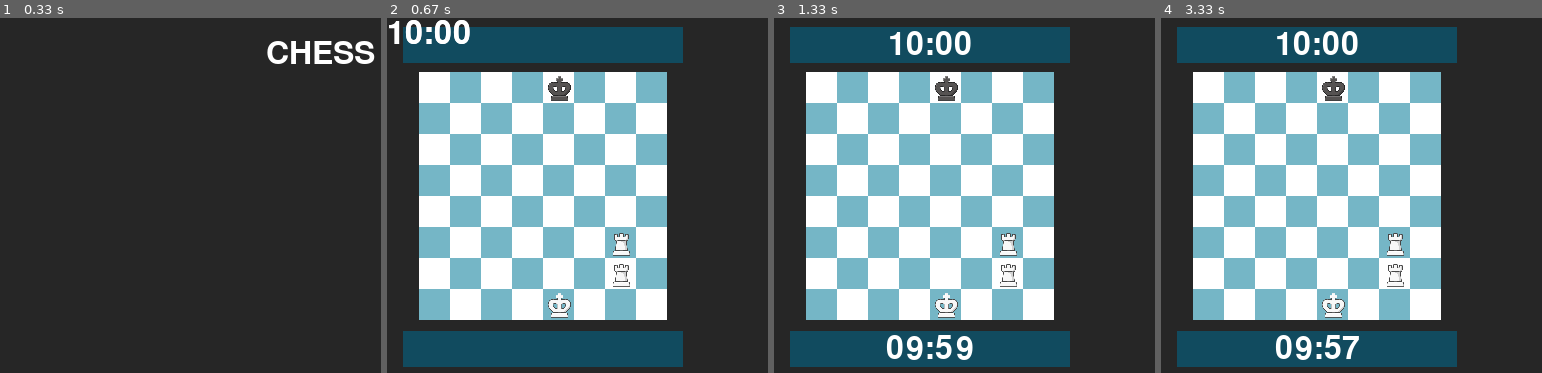
Above: before the commit, frames 1-4 (left to right).
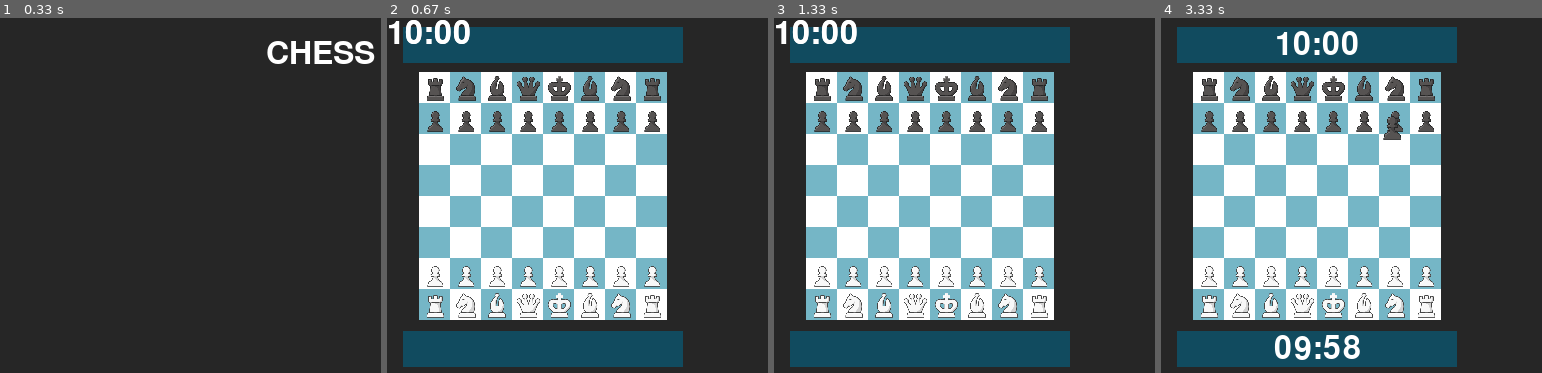
Above: after the commit, the same moments.

Repository: ElliotBDC/Project---1---Chess
Game: pygame game, started from main.py
The game is run twice, just before and just after one commit, with the same random seed, the same clock (stepped at 60 frames per second) and the same inputs.
Inputs (mouse positions are in pixels of both pictures, inside the frame that each line leads up to):
- Up to frame 1 (0.33 s): no input
- Up to frame 2 (0.67 s): click (707, 199) at 0.38 s
- Up to frame 3 (1.33 s): no input
- Up to frame 4 (3.33 s): move the mouse to (1389, 124) at 2.17 s; click (1389, 124) at 2.37 s

Frame 1 is identical in both runs. In frame 2, 5.0% of the frame differs, in the area x 10-72%, y 16-85%; in frame 3, 7.3%, in the area x 0-72%, y 0-97%; in frame 4, 5.7%.

Commit message:
Added Zobrist Hashing + Transposition Table

Diff:
--- a/ai.py
+++ b/ai.py
@@ -1,5 +1,6 @@
 from bboard import BBoard
 from copy import deepcopy
+import zobrist
 #from main import Board
 
 # Evaluation Function
@@ -107,6 +108,7 @@
     [20, 30, 10, 0, 0, 10, 30, 20], [20, 20, 0, 0, 0, 0, 20, 20], [-10, -20, -20, -20, -20, -20, -20, -10], [-20, -30,  …(198 unchanged characters)…
 }
 
+import time
 def evaluate(board):
     score = 0
     white_material = 0
@@ -119,22 +121,30 @@
                     white_material = white_material + piece_squares[piece][index_x][index_y]
                 else:
                     black_material = black_material + piece_squares[piece][index_x][index_y]
-                #print(f"{piece} : {piece_squares[piece][index_x][index_y]}")
     score = score + (white_material - black_material)
     return score
-
 
 def minimax(depth, state, alpha, beta):
         best_move = ""
         if depth == 0:
-                return evaluate(state.board), ""
+                new_zkey = zobrist.calculateZobristKey(state.board, state.move)
+                fetch = zobrist.keys.get(new_zkey)
+                if  fetch == None:
+                    eval = evaluate(state.board)
+                    zobrist.addKey(new_zkey, eval)
+                else:
+                    global transpositions
+                    transpositions = transpositions + 1
+                    eval = fetch
+                return eval, ""
+
         if state.move % 2 == 0:
             moves = actions(state)
             mmax = float("-inf")
             if moves == 0:
                 if state.isCheckmate("WHITE", state.isInCheck()[1]):
                     print("CHECKMATE DETECTED")
-                    return 99999, ""
+                    return 99999 + depth, ""
                 return 0, ""
             for move in moves:
                 new_state = BBoard(result(deepcopy(state), move), state.move+1)
@@ -153,7 +163,7 @@
             if moves == 0:
                 if state.isCheckmate("BLACK", state.isInCheck()[1]):
                     print("CHECKMATE DETECTED")
-                    return -99999, ""
+                    return -99999 - depth, ""
                 return 0, ""
             for move in moves:
                 new_state = BBoard(result(deepcopy(state), move), state.move+1)
@@ -191,8 +201,12 @@
 def startMiniMax(depth, board):
     b = BBoard(board)
     global original_depth
+    #global zkey
+    #zkey = zobrist.calculateZobristKey(board)
+    #zobrist.addKey(zkey)
     original_depth = deepcopy(depth)
-
+    global transpositions
+    transpositions = 0
     return minimax(depth, b, float("-inf"), float("inf"))
 
 
--- a/main.py
+++ b/main.py
@@ -119,6 +119,7 @@
     ['', '', '', '', '', '', 'wr', ''],
     ['', '', '', '', 'wk', '', '', '']
     ]
+    board = classic_board
     moves = []
     promotion_list = ['q', 'r', 'n', 'b']
     onscreen_promotion_list = ['bq', 'br', 'bn', 'bb']
@@ -609,9 +610,11 @@
 FPS = 30
 
 def makeAIMove():
+    depth = 4
     start_time = time.time()
-    move = ai.startMiniMax(4, board.board)
-    print(f"Evaluation at depth 4 took: {time.time()-start_time} seconds")
+    move = ai.startMiniMax(depth, board.board)
+    print(f"Evaluation at depth {depth} with Transposition table took: {time.time()-start_time} seconds")
+    print(f"Number of transpositions: {ai.transpositions}")
     board.makeMove(move[1][0], move[1][1][0], move[1][1][1], AI=True, choice="q")
     global FPS
     FPS = 30
@@ -737,7 +740,7 @@
         screen.blit(screen_player_two_timer_text_surface, screen_player_two_timer_rect)
         if board.move % 2 == 0 and ai_thinking == False:
             ai_thinking = True
-            FPS = 0
+            FPS = 1
             move = ""
             t1 = threading.Thread(target=makeAIMove, args=())
             t1.start()
@@ -771,6 +774,5 @@
     pygame.display.flip()
     clock.tick(FPS)
 
-
-
+t1.join()
 pygame.quit()
--- /dev/null
+++ b/zobrist.py
@@ -0,0 +1,52 @@
+import numpy as np
+
+# Generating array of 64 bit numbers
+arr = np.random.randint(0, (2**63)-1, size=(6, 2, 64), dtype=np.int64)
+
+# Generating constant 64 bit numbers to XOR when turn = BLACK
+constant_key = np.random.randint(0, (2**63)-1, dtype=np.int64)
+print("Zobrist keys loaded")
+
+classic_board = [
+    ['br', 'bn', 'bb', 'bq', 'bk', 'bb', 'bn', 'br'],
+    ['bp', 'bp', 'bp', 'bp', 'bp', 'bp', 'bp', 'bp'],
+    ['', '', '', '', '', '', '', ''],
+    ['', '', '', '', '', '', '', ''],
+    ['', '', '', '', '', '', '', ''],
+    ['', '', '', '', '', '', '', ''],
+    ['wp', 'wp', 'wp', 'wp', 'wp', 'wp', 'wp', 'wp'],
+    ['wr', 'wn', 'wb', 'wq', 'wk', 'wb', 'wn', 'wr']
+    ]
+
+piece_values = {'p' : 0, 'n' : 1, 'b' : 2, 'r' : 3, 'q' : 4, 'k': 5}
+colour_values = {'w' : 0, 'b' : 1}
+
+def calculateZobristKey(board, move):
+    key = 0
+    ### TODO: Change looping through board to looping through piece list (I have to
+    # create one first). - Will increase efficiency of program
+    for index_x, row in enumerate(board):
+        for index_y, piece in enumerate(row):
+            if piece != "":
+                position = (index_x*8)+index_y
+                key = key ^ arr[piece_values[piece[1]], colour_values[piece[0]], position]
+    if move % 2 == 1:
+        key = key ^ constant_key
+    return key
+
+keys = {}
+
+def addKey(key, evaluation_score):
+    keys[key] = (evaluation_score)
+
+from functools import lru_cache
+
+@lru_cache(maxsize=None)
+def getKey(key):
+    return keys[key]
+
+
+
+calculateZobristKey(classic_board, 5)
+#print(arr)
+#print(arr[5, 1, 63])
